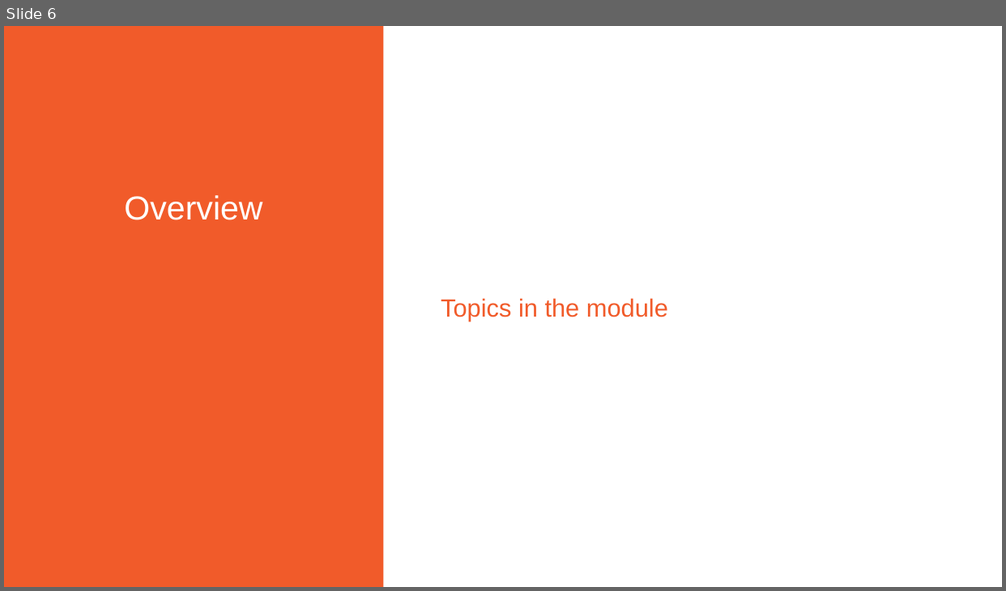
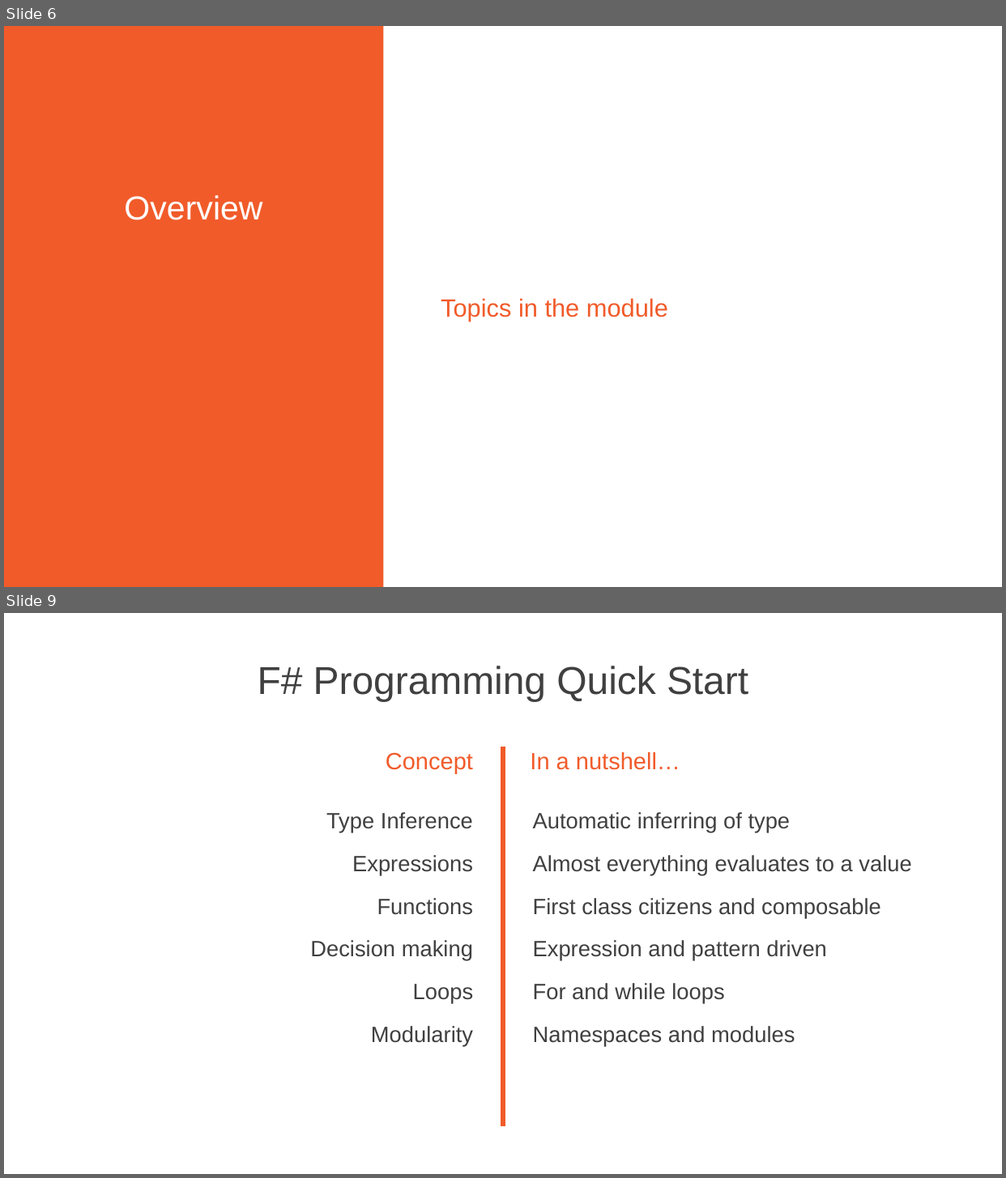
Before and after one commit to Pluralisght/fsharp-6-fundamentals, a slide deck: pres/wip.pptx. Shown one above the other, each under a label of ours: slide 6 before the commit, slides 6 and 9 after it; the slides between them are not shown. The pictures are 1006x591 and 1006x1178 pixels, drawn with LibreOffice and Linux fonts; fonts in the diff are those of the drawing; background and template pictures are left out. Boxes give left, top, right and bottom in pixels: in the first picture for what was removed or moved away, otherwise in the second. Text is boxed around its words. In the diff, an @@ line names an element or a change of style, - is before the commit and + after.

```diff
--- a/pres/wip.pptx
+++ b/pres/wip.pptx
@@ slide 9 added at bbox=[4, 613, 1002, 1174], background #FFFFFF @@
@@ title added at bbox=[258, 666, 748, 702], 37.3 pt, text #404040 @@
+F# Programming Quick Start
@@ text added at bbox=[386, 752, 473, 773], 22.7 pt, text #F15B2A @@
+  Concept
@@ line added from (503, 747) to (503, 1127), #F15B2A 4 pt @@
@@ text added at bbox=[530, 752, 680, 770], 22.7 pt, text #F15B2A @@
+  In a nutshell…
@@ text added at bbox=[310, 812, 474, 1046], 21.3 pt, text #404040 @@
+Type Inference
+Expressions
+Functions
+Decision making
+Loops
+Modularity
@@ text added at bbox=[533, 812, 911, 1046], 21.3 pt, text #404040 @@
+Automatic inferring of type
+Almost everything evaluates to a value
+First class citizens and composable
+Expression and pattern driven
+For and while loops
+Namespaces and modules
```
Also in this commit, not shown: 38 other slides added, 55 other files.
